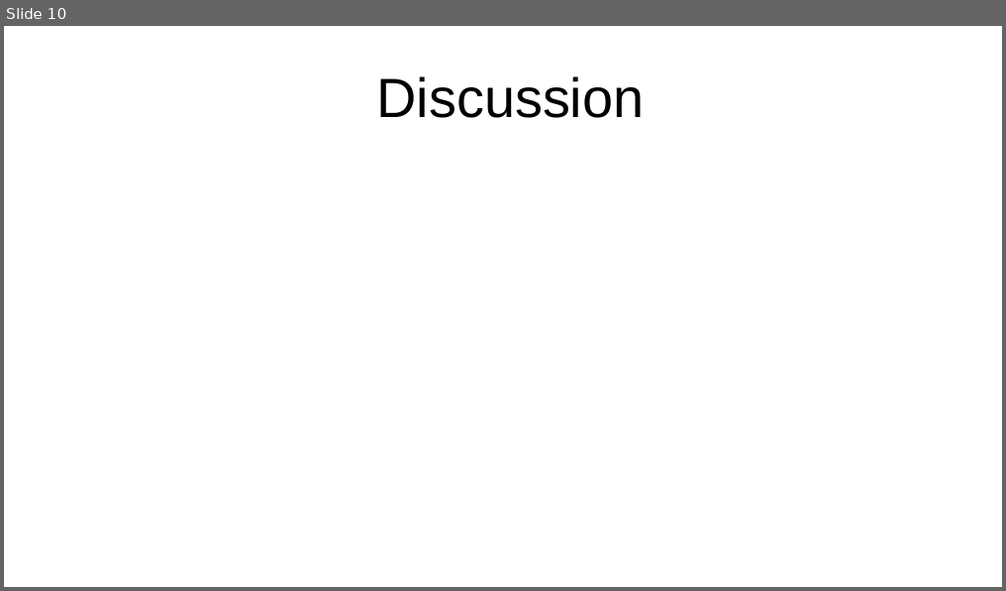
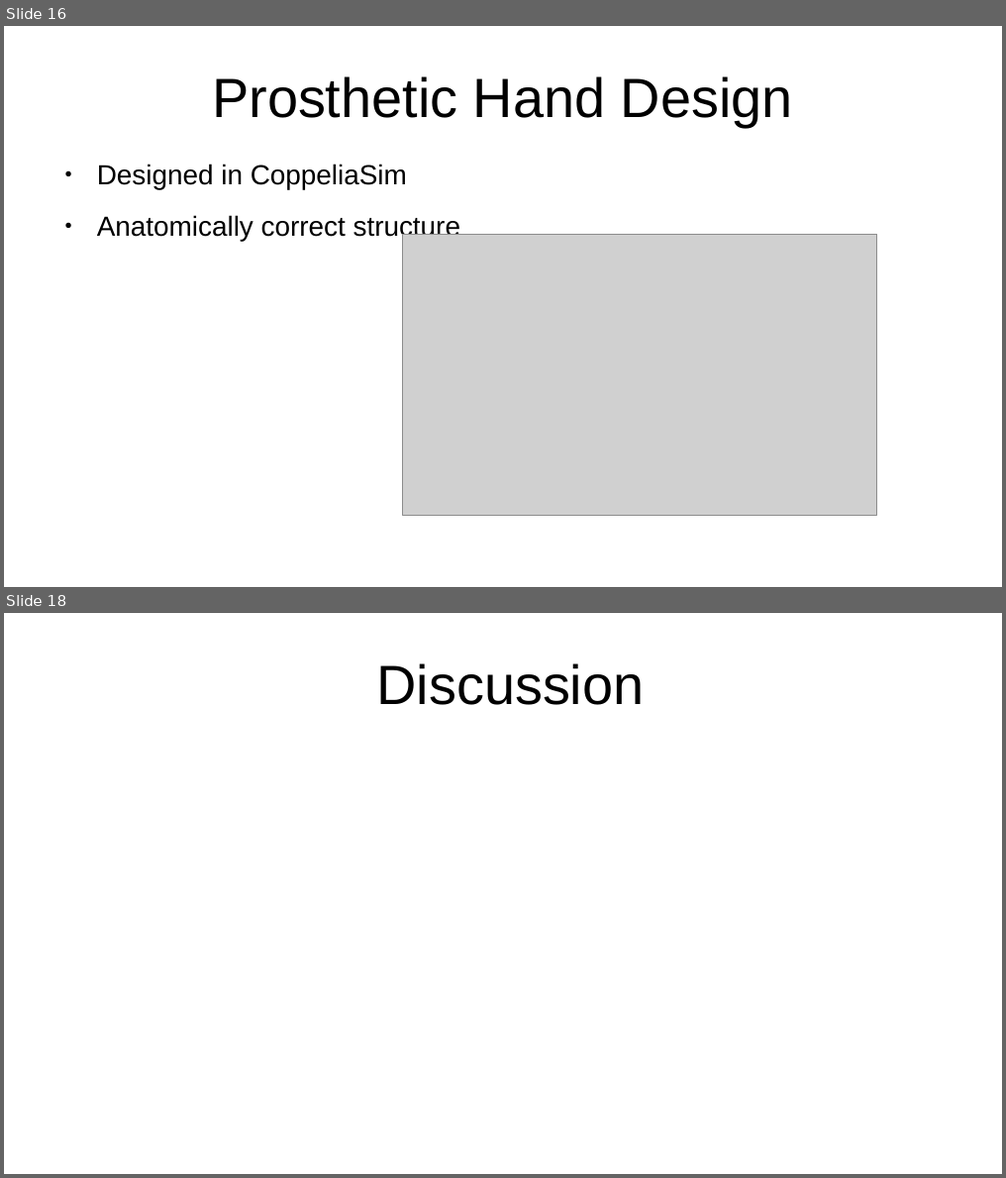
Before and after one commit to thom9258/masters-thesis, a slide deck: presentation/Presentation.odp. Shown one above the other, each under a label of ours: slide 10 before the commit, slides 16 and 18 after it; the slides between them are not shown. The pictures are 1006x591 and 1006x1178 pixels, drawn with LibreOffice and Linux fonts; fonts in the diff are those of the drawing; grey boxes stand for pictures. Boxes give left, top, right and bottom in pixels: in the first picture for what was removed or moved away, otherwise in the second. Text is boxed around its words. In the diff, an @@ line names an element or a change of style, - is before the commit and + after.

```diff
--- a/presentation/Presentation.odp
+++ b/presentation/Presentation.odp
@@ slide 16 added at box(4, 26, 1002, 587), background #FFFFFF @@
@@ title added at box(212, 76, 793, 127), 44 pt, text #000000 @@
+Prosthetic Hand Design
@@ text added at box(97, 164, 460, 241), 22 pt, text #000000 @@
+● Designed in CoppeliaSim
+● Anatomically correct structure
@@ picture added at box(402, 234, 878, 516) @@
@@ what was slide 10 is now slide 18 @@
```
Also in this commit, not shown: 1 slide changed, 14 other slides added, 7 slides removed.
